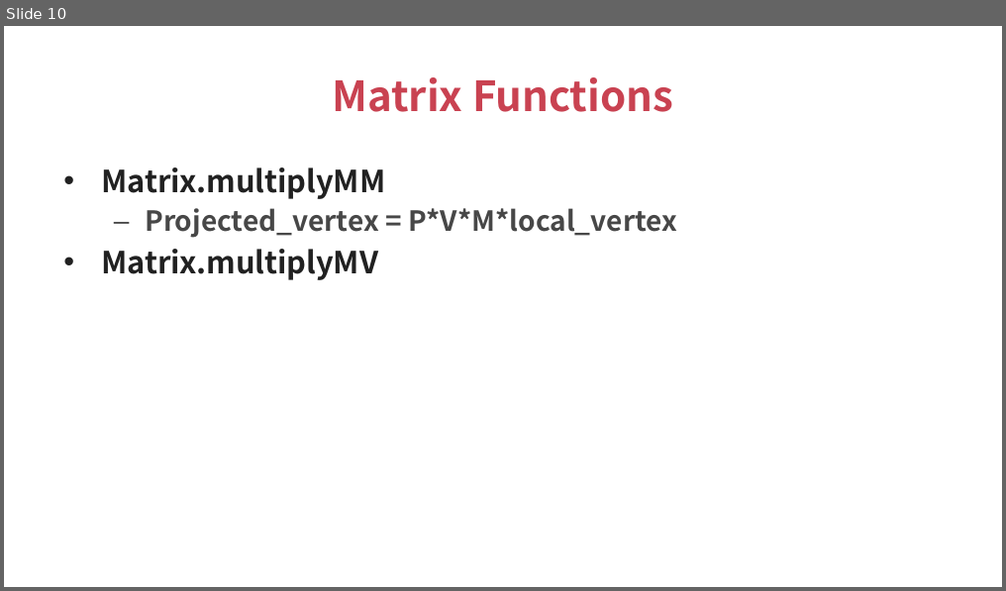
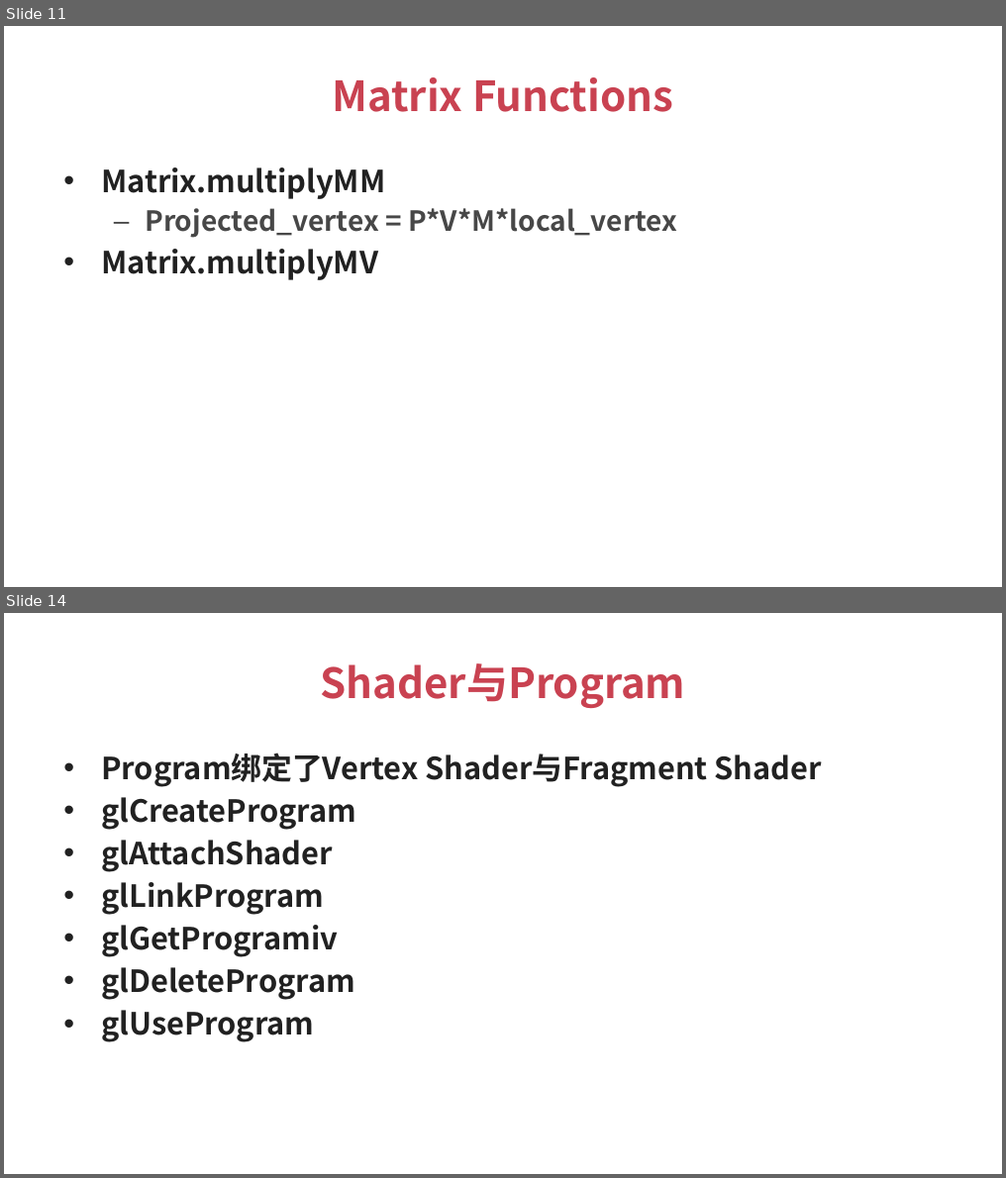
Before and after one commit to talentzxf/LearningAndroid, a slide deck: PPT/OpenGLTutorial_2.pptx. Shown one above the other, each under a label of ours: slide 10 before the commit, slides 11 and 14 after it; the slides between them are not shown. The pictures are 1006x591 and 1006x1178 pixels, drawn with LibreOffice and Linux fonts; fonts in the diff are those of the drawing. Boxes give left, top, right and bottom in pixels: in the first picture for what was removed or moved away, otherwise in the second. Text is boxed around its words. In the diff, an @@ line names an element or a change of style, - is before the commit and + after.

```diff
--- a/PPT/OpenGLTutorial_2.pptx
+++ b/PPT/OpenGLTutorial_2.pptx
@@ slide 14 added at [4,613,1002,1174], background #FFFFFF @@
@@ title added at [320,663,685,708], 30 pt, text #C94251, bold @@
+Shader与Program
@@ text added at [101,753,822,1043], 22 pt, text #212121, bold @@
+• Program绑定了Vertex Shader与Fragment Shader
+• glCreateProgram
+• glAttachShader
+• glLinkProgram
+• glGetProgramiv
+• glDeleteProgram
+• glUseProgram
@@ what was slide 10 is now slide 11 @@
```
Also in this commit, not shown: 2 slides changed, 7 other slides added, 2 slides removed, 2 other files.
